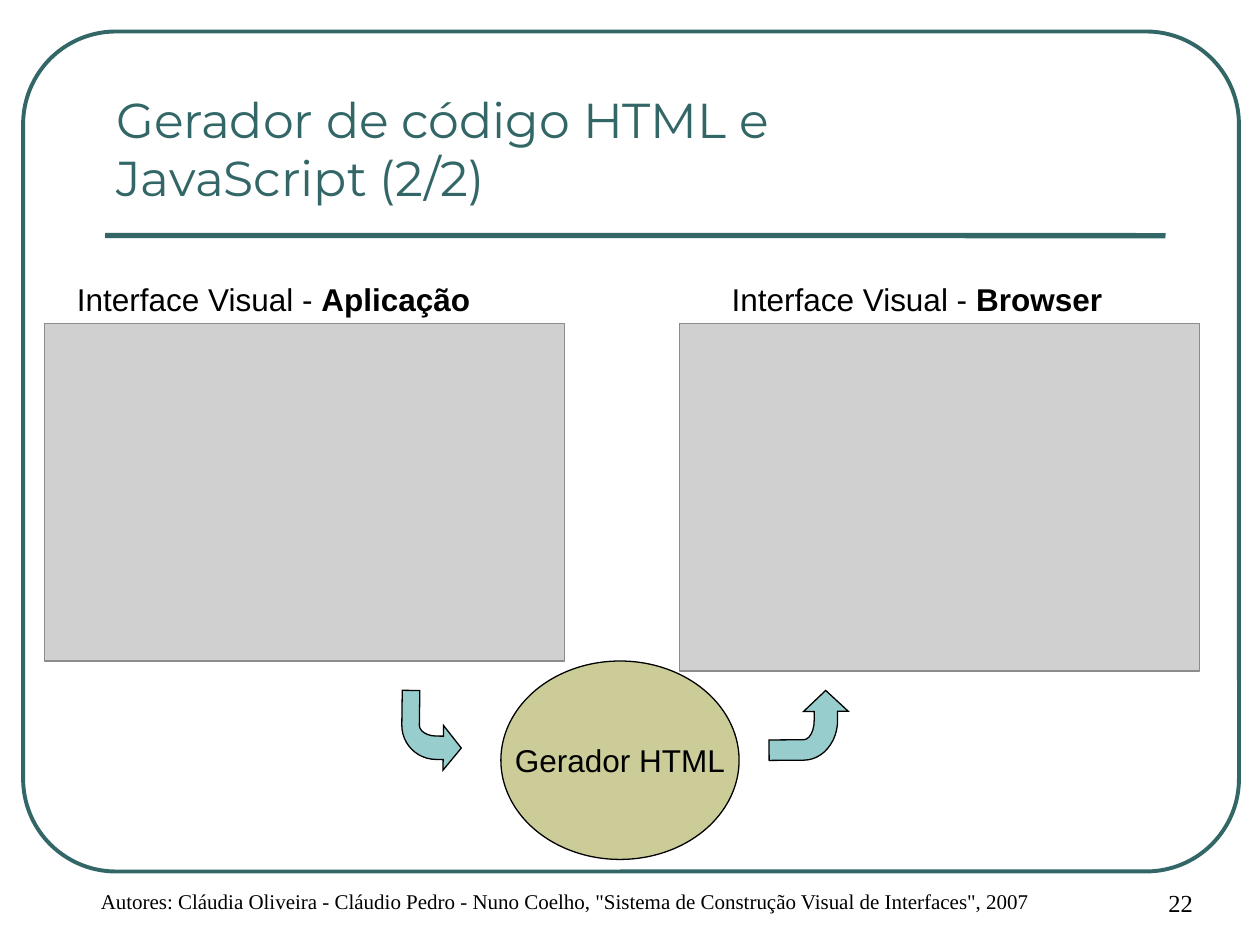
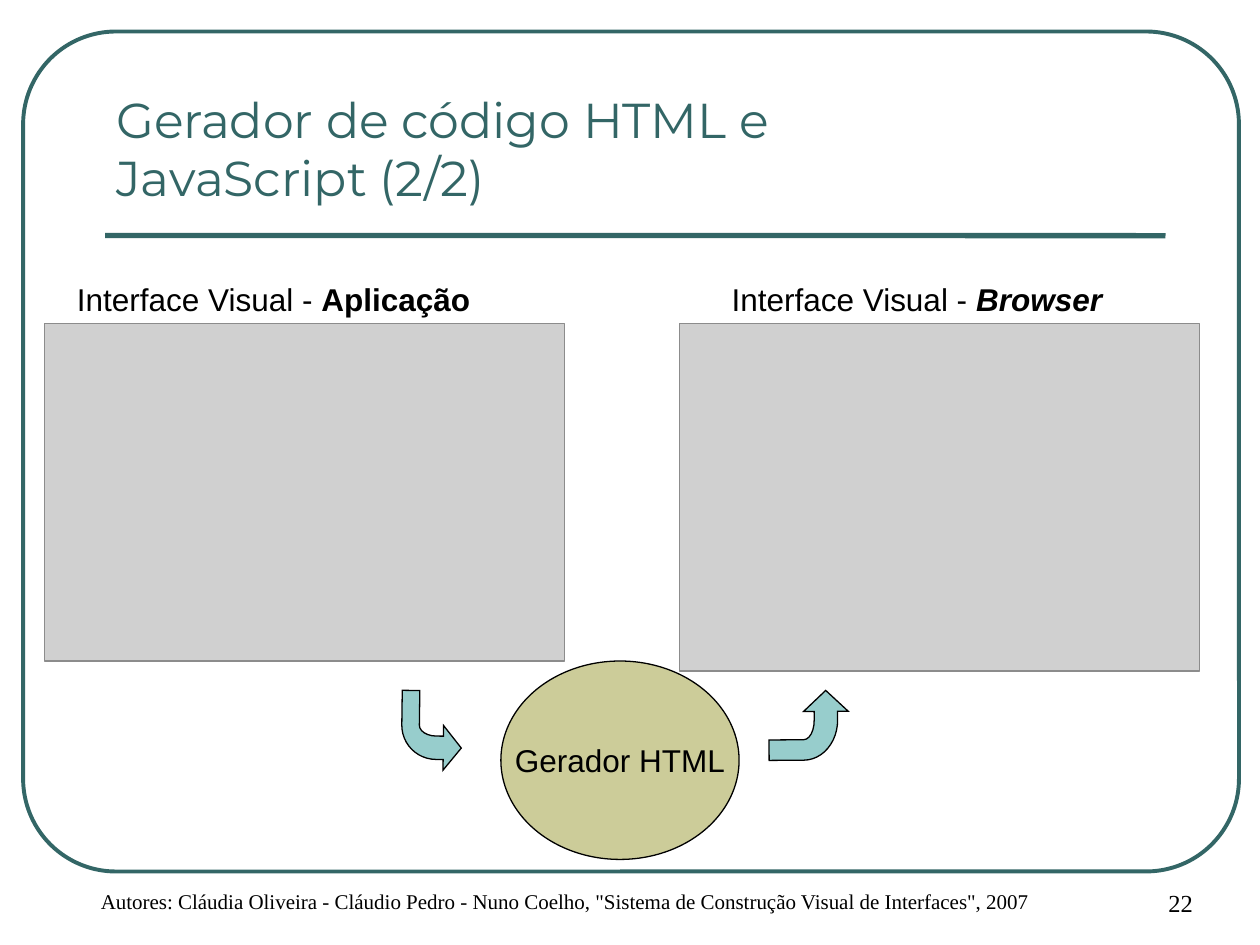
Before and after one commit to cpedro84/qooxdooguibuilder, a slide deck: slide 22 of apresentacao/Apresentação de Projecto.ppt. Drawn at 1260x945 pixels with LibreOffice and Linux fonts; fonts in the diff are those of the drawing; grey boxes stand for pictures; background and template pictures are left out. Boxes give left, top, right and bottom in pixels: in the first picture for what was removed or moved away, otherwise in the second. Text is boxed around its words. In the diff, an @@ line names an element or a change of style, - is before the commit and + after.

```diff
--- a/apresentacao/Apresentação de Projecto.ppt
+++ b/apresentacao/Apresentação de Projecto.ppt
@@ text "Interface Visual - Browser" at [732,288,1102,312]: italic on in "Browser" @@
```
Also in this commit, not shown: 8 other slides changed.
